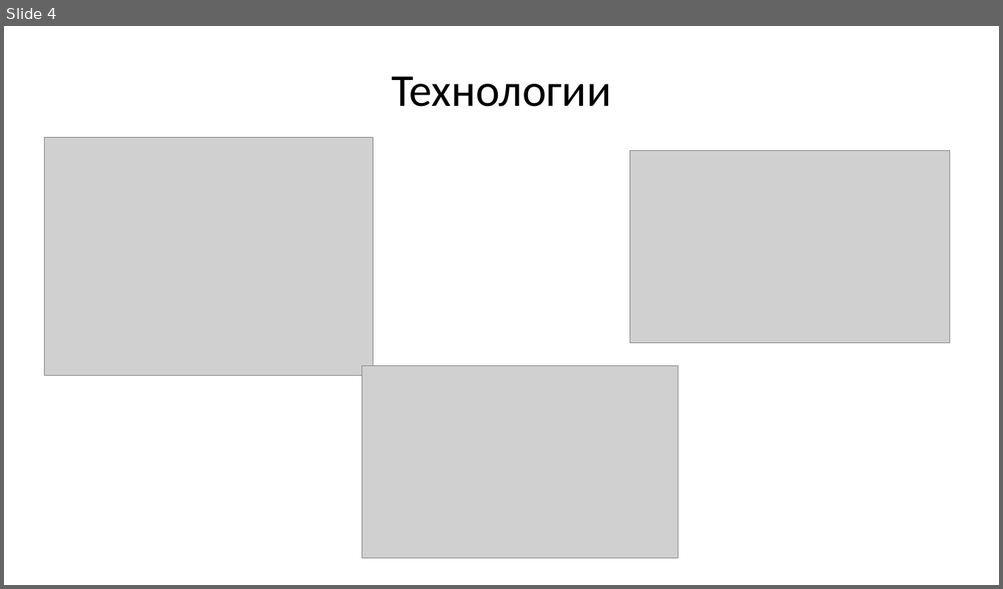
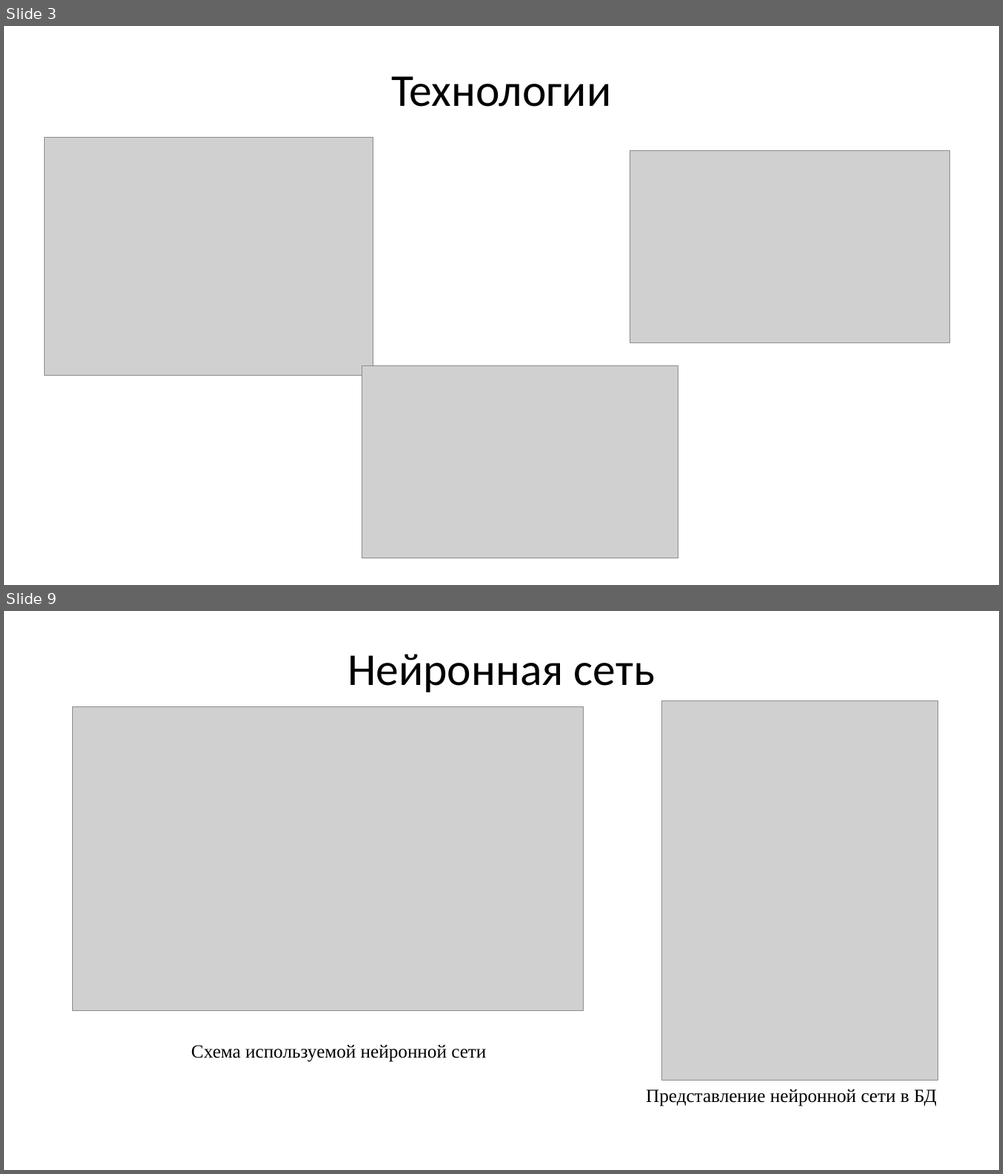
Before and after one commit to minald/Cataloguer, a slide deck: Presentation Minald.pptx. Shown one above the other, each under a label of ours: slide 4 before the commit, slides 3 and 9 after it; the slides between them are not shown. The pictures are 1003x589 and 1003x1174 pixels, drawn with LibreOffice and Linux fonts; fonts in the diff are those of the drawing; grey boxes stand for pictures. Boxes give left, top, right and bottom in pixels: in the first picture for what was removed or moved away, otherwise in the second. Text is boxed around its words. In the diff, an @@ line names an element or a change of style, - is before the commit and + after.

```diff
--- a/Presentation Minald.pptx
+++ b/Presentation Minald.pptx
@@ slide 9 added at (x1=4, y1=611, x2=999, y2=1170), background #FFFFFF @@
@@ title added at (x1=347, y1=654, x2=654, y2=692), 44 pt, text #000000 @@
+Нейронная сеть
@@ picture added at (x1=73, y1=707, x2=583, y2=1011) @@
@@ picture added at (x1=662, y1=701, x2=938, y2=1081) @@
@@ text added at (x1=191, y1=1045, x2=486, y2=1062), 18 pt, text #000000 @@
+Схема используемой нейронной сети
@@ text added at (x1=646, y1=1089, x2=936, y2=1107), 18 pt, text #000000 @@
+Представление нейронной сети в БД
@@ what was slide 4 is now slide 3 @@
```
Also in this commit, not shown: 4 slides changed, 4 other slides added, 2 slides removed.
